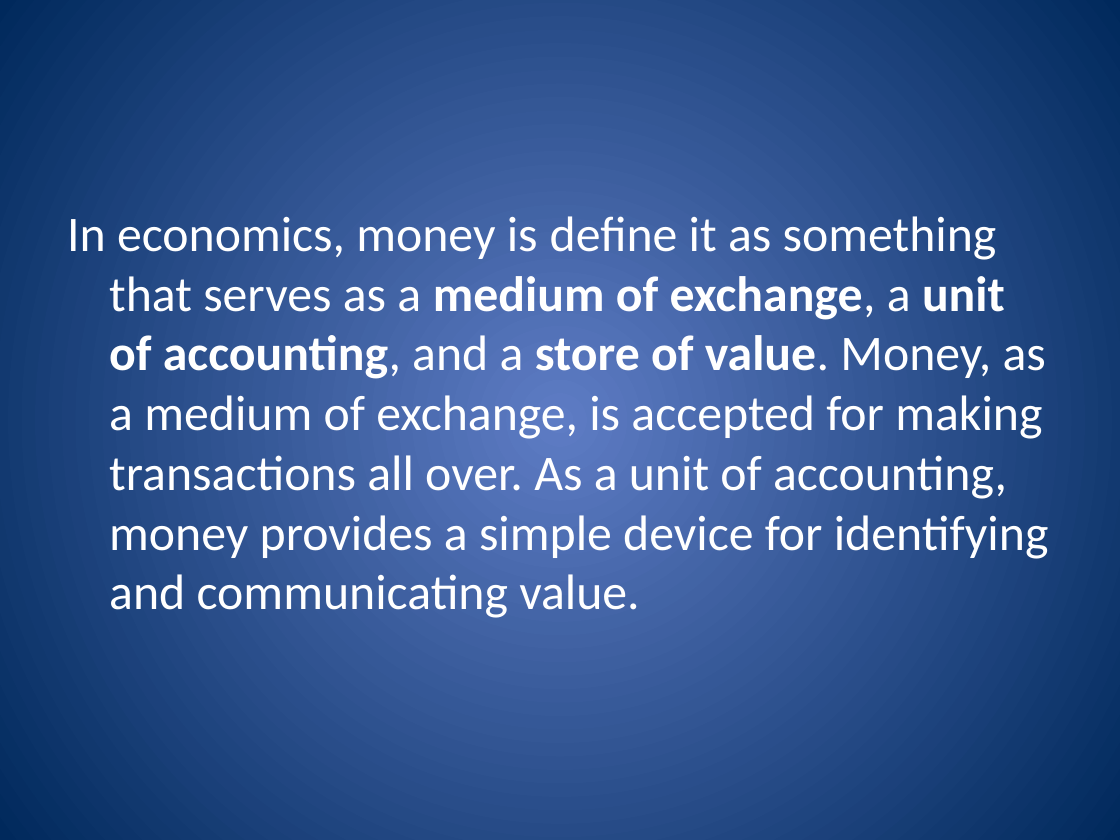
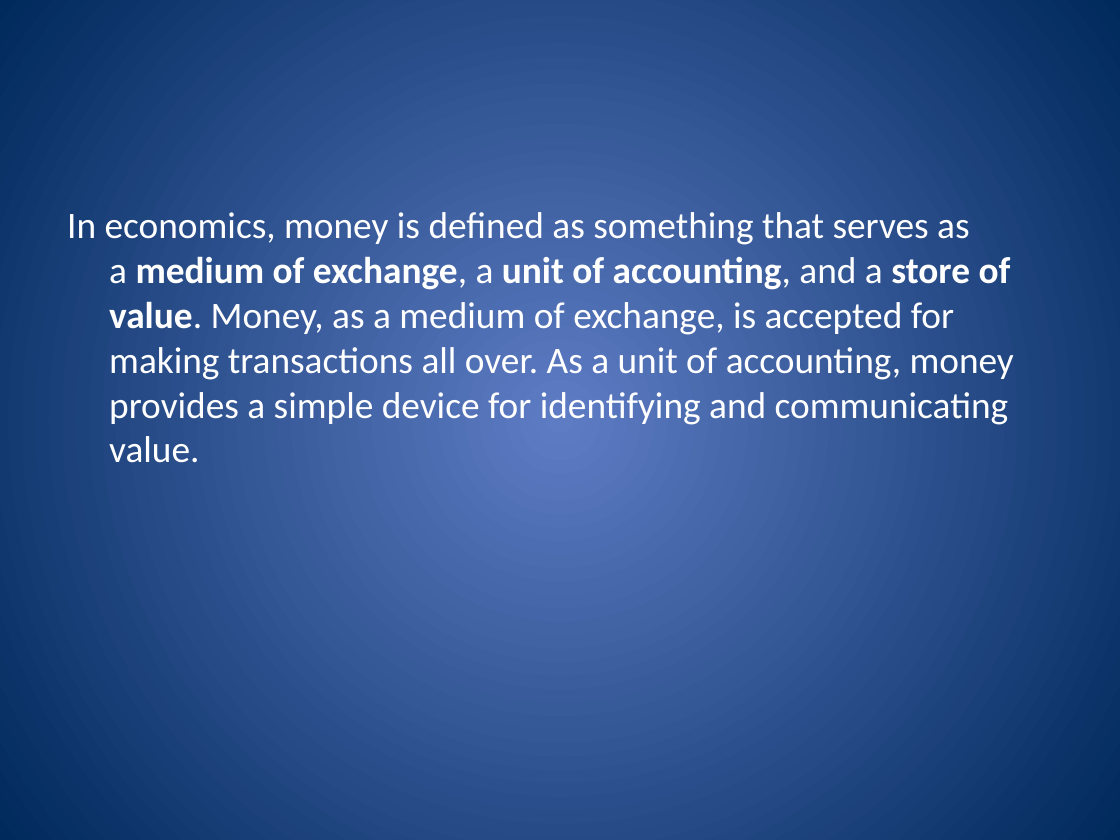
Before and after one commit to Amul01/Presentations, a slide deck: slide 5 of EEM-Money.pptx. Drawn at 1120x840 pixels with LibreOffice and Linux fonts; fonts in the diff are those of the drawing. Boxes give left, top, right and bottom in pixels: in the first picture for what was removed or moved away, otherwise in the second. Text is boxed around its words. In the diff, an @@ line names an element or a change of style, - is before the commit and + after.

```diff
--- a/EEM-Money.pptx
+++ b/EEM-Money.pptx
@@ text at [67, 212, 1014, 463]: text changed; size 32 to 24 pt @@
-In economics, money is define it as something that serves as a medium of exchange, a unit of accounting, and a store of value. Money, as a medium of exchange, is accepted for making transactions all over. As a unit of accounting, money provides a simple device for identifying and communicating value.
+In economics, money is defined as something that serves as a medium of exchange, a unit of accounting, and a store of value. Money, as a medium of exchange, is accepted for making transactions all over. As a unit of accounting, money provides a simple device for identifying and communicating value.
```
Also in this commit, not shown: 2 other slides changed, 12 slides added.
